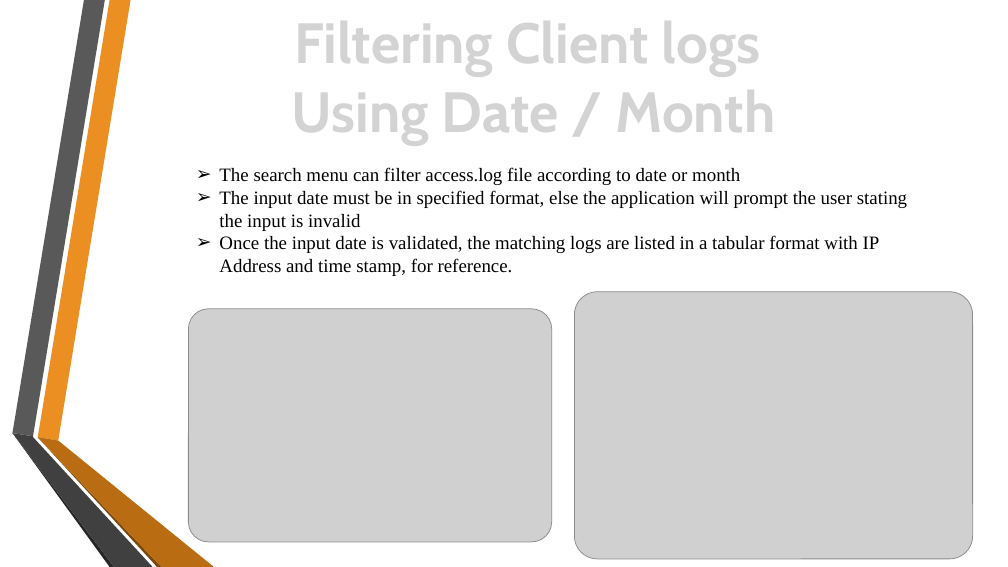
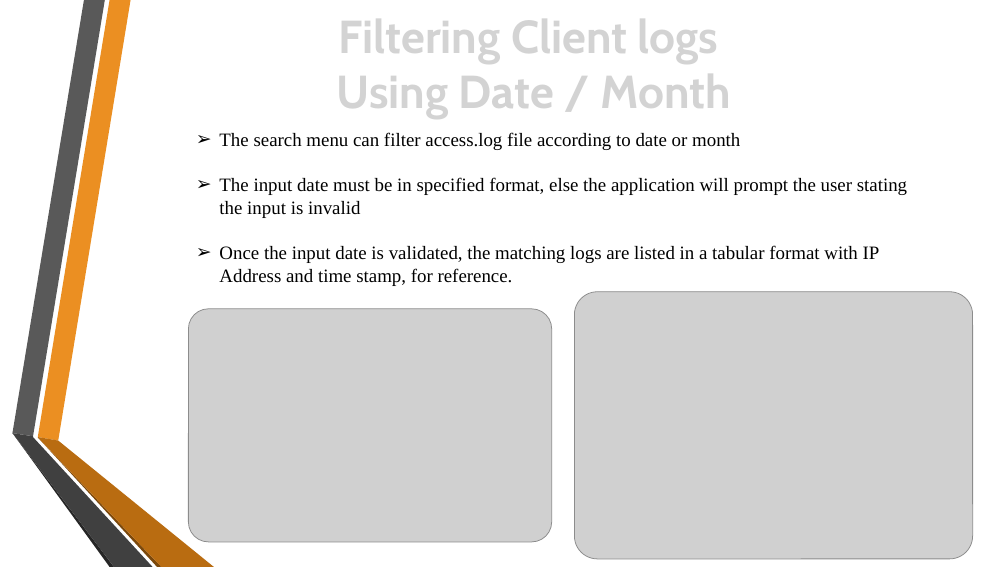
Before and after one commit to krithick14/EZ-ADMIN, a slide deck: slide 11 of Docs/Project.pptx. Drawn at 1008x567 pixels with LibreOffice and Linux fonts; fonts in the diff are those of the drawing; grey boxes stand for pictures; background and template pictures are left out. Boxes give left, top, right and bottom in pixels: in the first picture for what was removed or moved away, otherwise in the second. Text is boxed around its words. In the diff, an @@ line names an element or a change of style, - is before the commit and + after.

```diff
--- a/Docs/Project.pptx
+++ b/Docs/Project.pptx
@@ text "Filtering Client logs": place and size @@
-text "Filtering Client logs" at box(292, 21, 776, 144)
+text "Filtering Client logs" at box(337, 19, 730, 119)
@@ text "Filtering Client logs" at box(337, 19, 730, 119): size 54 to 44 pt @@
@@ text "The search menu can filter ..." rewrapped from box(219, 167, 907, 276) to box(219, 132, 907, 286) @@
```
Also in this commit, not shown: 10 other slides changed.
